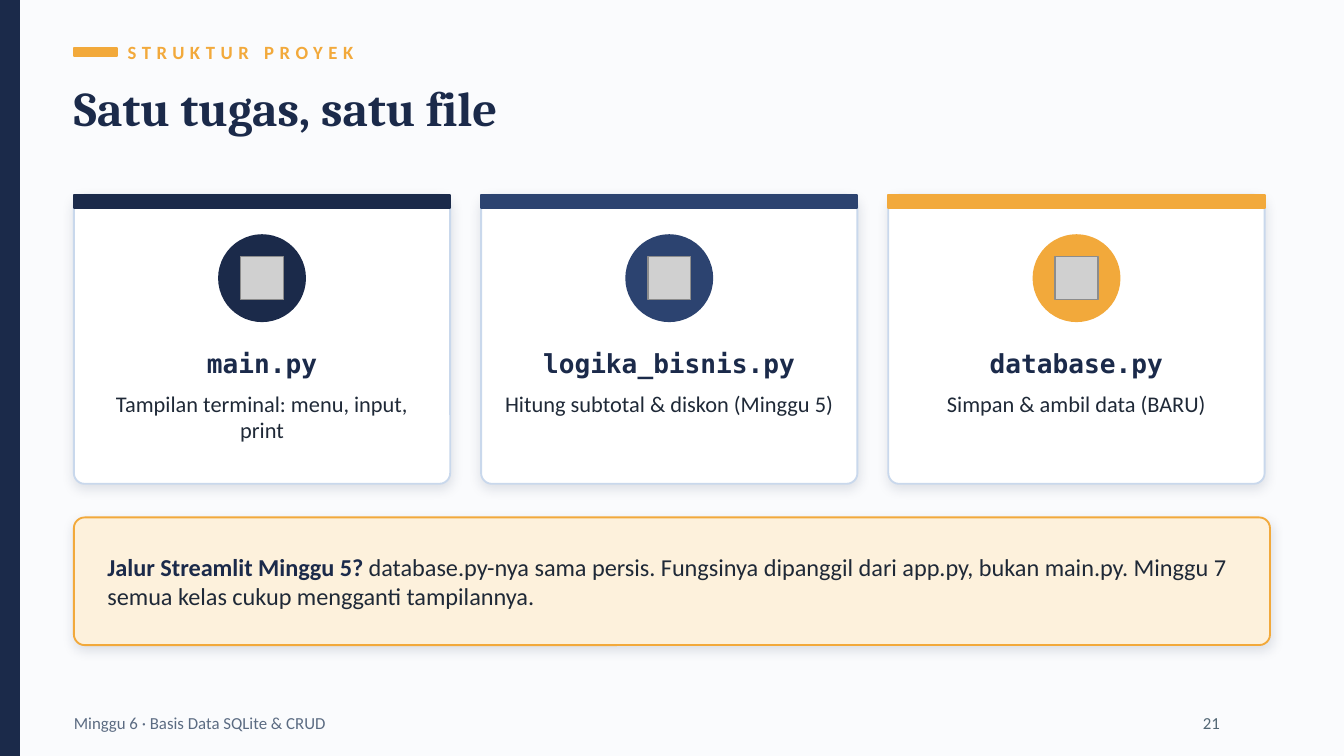
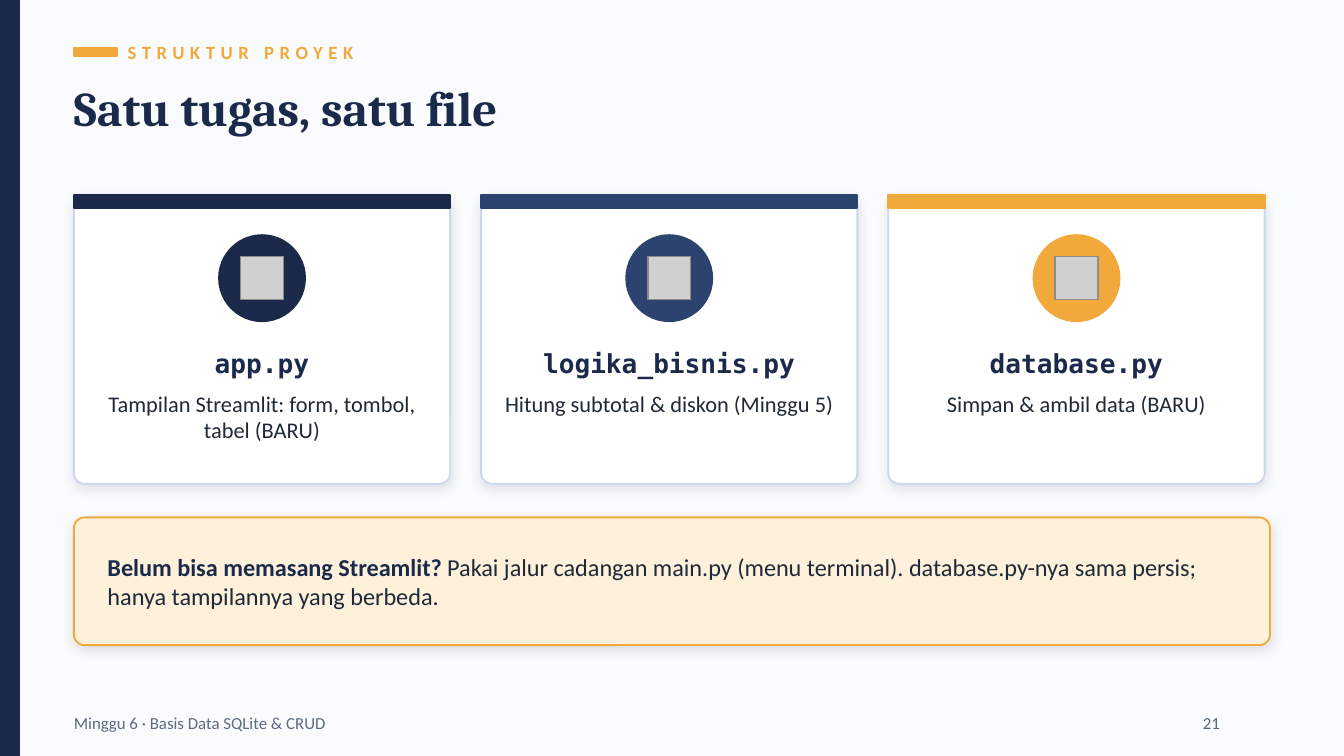
Before and after one commit to iggbudi/Pemrograman-Bisnis-dan-Perancangan-Sistem-Administrasi, a slide deck: slide 21 of Minggu ke-6/minggu-06-slide-basis-data-sqlite-crud.pptx. Drawn at 1344x756 pixels with LibreOffice and Linux fonts; fonts in the diff are those of the drawing; grey boxes stand for pictures. Boxes give left, top, right and bottom in pixels: in the first picture for what was removed or moved away, otherwise in the second. Text is boxed around its words. In the diff, an @@ line names an element or a change of style, - is before the commit and + after.

```diff
--- a/Minggu ke-6/minggu-06-slide-basis-data-sqlite-crud.pptx
+++ b/Minggu ke-6/minggu-06-slide-basis-data-sqlite-crud.pptx
@@ text at <box>215,358,309,378</box>: text changed @@
-main.py
+app.py
@@ text at <box>108,396,415,441</box>: text changed @@
-Tampilan terminal: menu, input, print
+Tampilan Streamlit: form, tombol, tabel (BARU)
@@ text at <box>107,558,1196,609</box>: text changed @@
-Jalur Streamlit Minggu 5? database.py-nya sama persis. Fungsinya dipanggil dari app.py, bukan main.py. Minggu 7 semua kelas cukup mengganti tampilannya.
+Belum bisa memasang Streamlit? Pakai jalur cadangan main.py (menu terminal). database.py-nya sama persis; hanya tampilannya yang berbeda.
```
Also in this commit, not shown: 10 other slides changed, 1 slide added, 10 other files.
